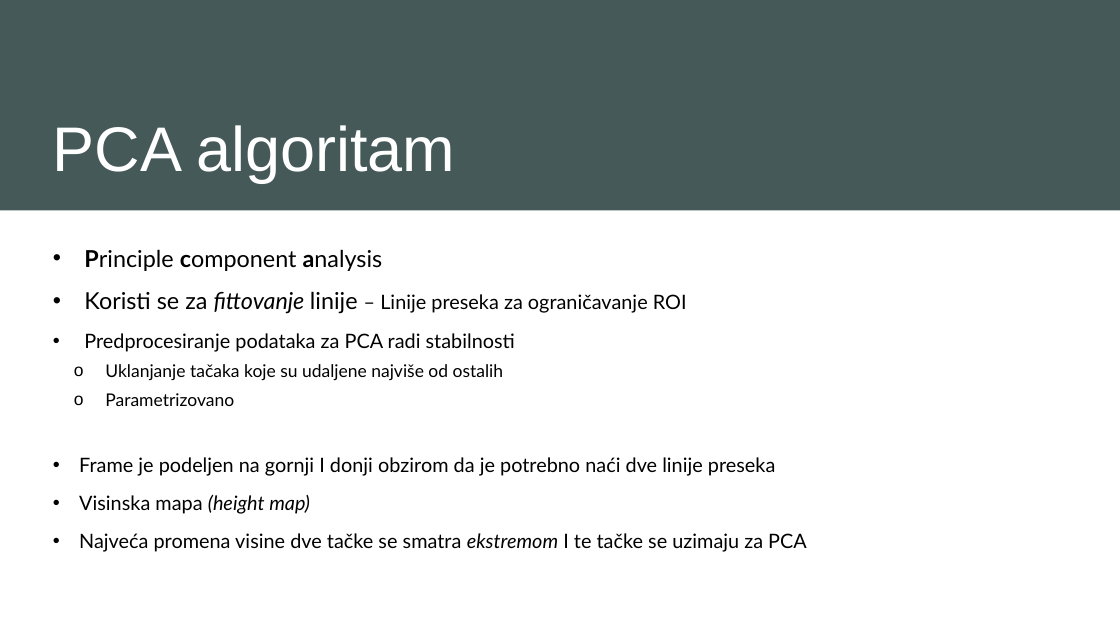
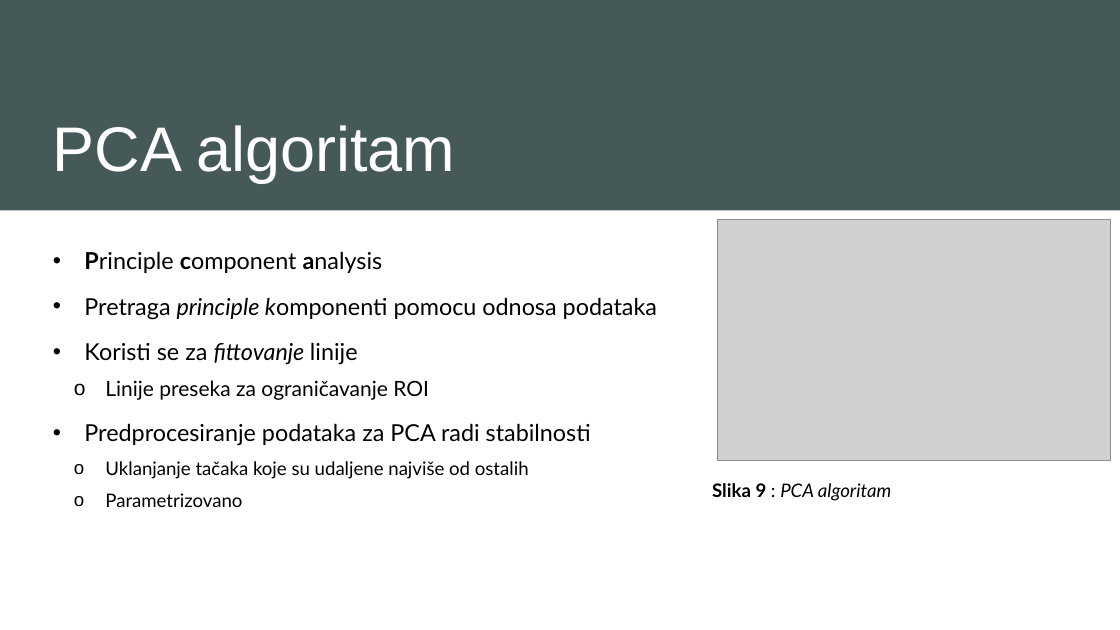
Before and after one commit to petarstamenkovic/Blueberry-Weed-Detection, a slide deck: slide 9 of weed_segmentaion/docs/BlueberryBank.pptx. Drawn at 1120x630 pixels with LibreOffice and Linux fonts; fonts in the diff are those of the drawing; grey boxes stand for pictures. Boxes give left, top, right and bottom in pixels: in the first picture for what was removed or moved away, otherwise in the second. Text is boxed around its words. In the diff, an @@ line names an element or a change of style, - is before the commit and + after.

```diff
--- a/weed_segmentaion/docs/BlueberryBank.pptx
+++ b/weed_segmentaion/docs/BlueberryBank.pptx
@@ picture added at [718, 219, 1111, 460] @@
@@ text at [84, 251, 591, 507]: size 17 to 20 pt in "Predprocesiranje podataka za PCA radi stabilnosti"; size 15 to 16 pt in "Uklanjanje tačaka koje su udaljene najviše od ...", "Parametrizovano"; line spacing 1.1 to 1.2 @@
@@ text at [84, 297, 657, 400]: text changed; size 17 to 20 pt @@
-• Koristi se za fittovanje linije – Linije preseka za ograničavanje ROI
+• Pretraga principle komponenti pomocu odnosa podataka
+• Koristi se za fittovanje linije
+  o Linije preseka za ograničavanje ROI
@@ text at [79, 457, 807, 552]: paragraphs removed @@
-• Frame je podeljen na gornji I donji obzirom da je potrebno naći dve linije preseka
-• Visinska mapa (height map)
-• Najveća promena visine dve tačke se smatra ekstremom I te tačke se uzimaju za PCA
@@ text added at [712, 483, 891, 501], 16 pt, text #000000, italic @@
+Slika 9 : PCA algoritam
```
Also in this commit, not shown: 6 other slides changed, 2 slides added, 1 slide removed, 3 other files.
